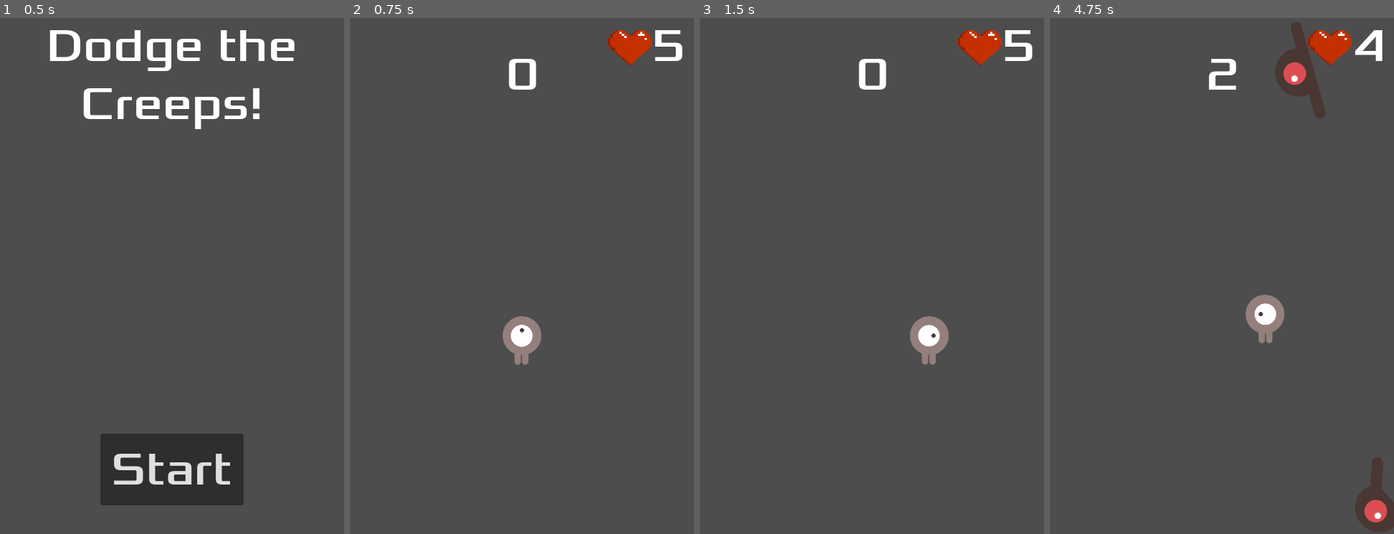
Above: before the commit, frames 1-4 (left to right).
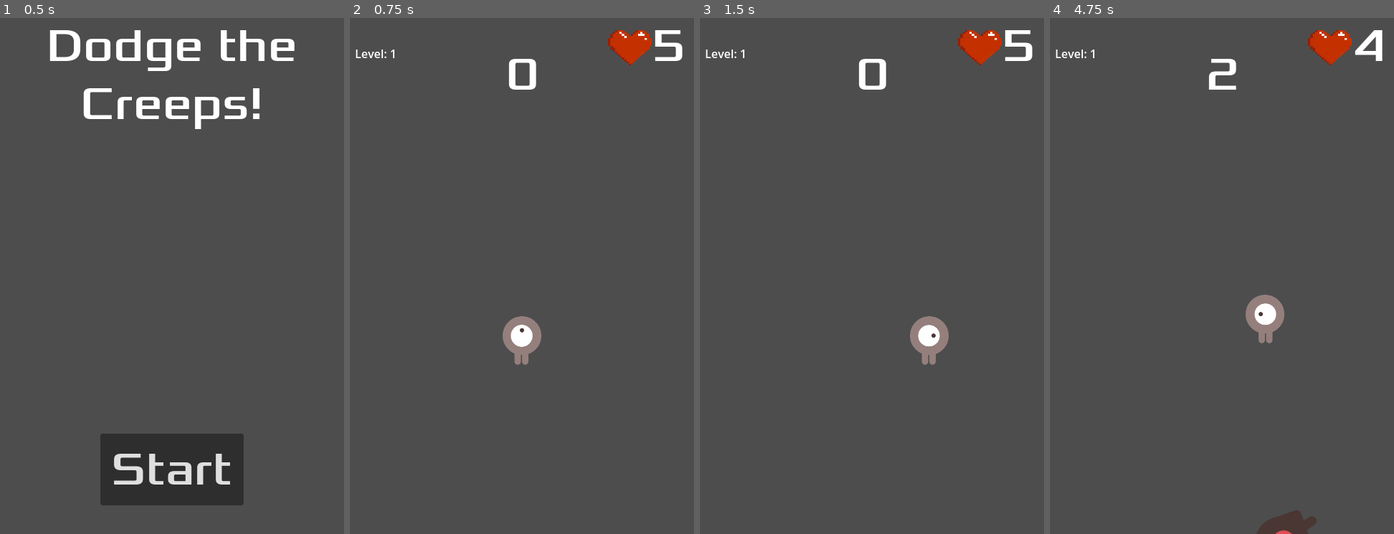
Above: after the commit, the same moments.

Repository: lobr9959/Game-Development-First-game-CU
Game: Godot game, scene res://main.tscn
The game is run twice, just before and just after one commit, with the same random seed, the same clock (stepped at 60 frames per second) and the same inputs.
Inputs:
- Up to frame 1 (0.5 s): no input
- Up to frame 2 (0.75 s): click "Start" at 0.5 s
- Up to frame 3 (1.5 s): tap Enter at 1.25 s; hold D (move_right) from 1.28 s (still down)
- Up to frame 4 (4.75 s): release D (move_right) at 2.03 s; hold S (move_down) 2.03-2.78 s; hold D (move_right) 2.78-3.53 s; hold W (move_up) 3.53-4.28 s; hold A (move_left) from 4.28 s (still down)

Frame 1 is identical in both runs. In frame 2, less than 0.1% of the frame differs, in the area x 1-13%, y 6-8%; in frame 3, less than 0.1%; in frame 4, 2.7%, in the area x 1-100%, y 0-100%.

Commit message:
Added new faucet and progression
added levels, hp recovery and different spawnrates and enemy movement speeds for each level. Plus sound fx for level up and hp up

Diff:
--- a/Main.gd
+++ b/Main.gd
@@ -3,6 +3,12 @@
 @export var mob_scene: PackedScene
 var score
 var health = 5
+
+var level = 1 	#7 total levels, so scale accordingly
+var seconds_elapsed = 0
+var level_duration := 30      #seconds per level
+var mob_speed_multiplier := 1.0
+var min_mob_timer = 0.25      # do not let mob timer go under this
 
 func _ready():
 	$Player.hit.connect(_on_player_hit)
@@ -14,6 +20,7 @@
 	$GameMusic.stop()
 	$HUD/ScoreLabel.hide()
 	$HUD/Heart.hide()
+	$HUD/LevelLabel.hide()
 	$HUD/HP.hide()
 	print("Game Over!")
 	$HUD.show_game_over()
@@ -22,7 +29,9 @@
 func new_game():
 	score = 0
 	health = 5
+	level = 1
 	update_hp_label()
+	$HUD.update_level(level)
 	$HUD.update_score(score)
 	$HUD.show_message("")
 	$Player.start($StartPosition.position)
@@ -31,6 +40,7 @@
 	$HUD/ScoreLabel.show()
 	$HUD/Heart.show()
 	$HUD/HP.show()
+	$HUD/LevelLabel.show()
 
 
 func _on_mob_timer_timeout():
@@ -52,8 +62,34 @@
 	mob.rotation = direction
 
 	# Choose the velocity for the mob.
-	var velocity = Vector2(randf_range(150.0, 250.0), 0.0)
-	mob.linear_velocity = velocity.rotated(direction)
+	if(level == 1):
+		$MobTimer.wait_time = 1.2
+		var velocity = Vector2(randf_range(100.0, 150.0), 0.0)
+		mob.linear_velocity = velocity.rotated(direction)
+	if(level == 2):
+		$MobTimer.wait_time = 0.9
+		var velocity = Vector2(randf_range(100.0, 200.0), 0.0)
+		mob.linear_velocity = velocity.rotated(direction)
+	if(level == 3):
+		$MobTimer.wait_time = 0.8
+		var velocity = Vector2(randf_range(100.0, 250.0), 0.0)
+		mob.linear_velocity = velocity.rotated(direction)
+	if(level == 4):
+		$MobTimer.wait_time = 0.7
+		var velocity = Vector2(randf_range(150.0, 250.0), 0.0)
+		mob.linear_velocity = velocity.rotated(direction)
+	if(level == 5):
+		$MobTimer.wait_time = 0.6
+		var velocity = Vector2(randf_range(150.0, 250.0), 0.0)
+		mob.linear_velocity = velocity.rotated(direction)
+	if(level == 6):
+		$MobTimer.wait_time = 0.5
+		var velocity = Vector2(randf_range(150.0, 250.0), 0.0)
+		mob.linear_velocity = velocity.rotated(direction)
+	if(level == 7):
+		$MobTimer.wait_time = 0.4
+		var velocity = Vector2(randf_range(150.0, 250.0), 0.0)
+		mob.linear_velocity = velocity.rotated(direction)
 
 	# Spawn the mob by adding it to the Main scene.
 	add_child(mob)
@@ -66,6 +102,15 @@
 func _on_score_timer_timeout() -> void:
 	score += 1
 	$HUD.update_score(score)
+	if(score%30 == 0):
+		level +=1
+		$HUD.update_level(level)
+		$LevelUpSFX.play()
+	if(score%50 == 0):
+		health +=1
+		$HealSFX.play()
+		$HUD.update_health(health)
+
 
 
 func _on_start_timer_timeout() -> void:
--- a/hud.gd
+++ b/hud.gd
@@ -28,11 +28,17 @@
 func update_score(score):
 	$ScoreLabel.text = str(score)
 
+func update_level(level):
+	$LevelLabel.text = "Level: " + str(level)
+
+func update_health(health):
+	$HP.text = str(health)
 
 func _on_start_button_pressed() -> void:
 	$StartButton.hide()
 	start_game.emit()
 
 
+
 func _on_message_timer_timeout() -> void:
 	$Message.hide()
--- a/hud.tscn
+++ b/hud.tscn
@@ -73,5 +73,16 @@
 texture = ExtResource("3_8sq4i")
 expand_mode = 4
 
+[node name="LevelLabel" type="Label" parent="."]
+visible = false
+anchors_preset = -1
+anchor_bottom = 0.012
+offset_left = 7.0
+offset_top = 38.0
+offset_right = 75.0
+offset_bottom = 78.36
+text = "Level: 1
+"
+
 [connection signal="pressed" from="StartButton" to="." method="_on_start_button_pressed"]
 [connection signal="timeout" from="MessageTimer" to="." method="_on_message_timer_timeout"]
--- a/main.tscn
+++ b/main.tscn
@@ -1,10 +1,12 @@
-[gd_scene load_steps=7 format=3 uid="uid://chv5okhkunsm4"]
+[gd_scene load_steps=9 format=3 uid="uid://chv5okhkunsm4"]
 
 [ext_resource type="Script" uid="uid://b56a7tgsob74j" path="res://Main.gd" id="1_ig7tw"]
 [ext_resource type="PackedScene" uid="uid://bya10qdk7btxe" path="res://mob.tscn" id="2_0xm2m"]
 [ext_resource type="PackedScene" uid="uid://cv60alg7xlja2" path="res://player.tscn" id="3_h2yge"]
-[ext_resource type="AudioStream" uid="uid://cxx7foy1wsty7" path="res://art/01Skrillex-FirstOfTheYearequinox.mp3" id="4_lquwl"]
+[ext_resource type="AudioStream" uid="uid://lwb7r1kxi78j" path="res://art/HOME - Resonance.mp3" id="4_lquwl"]
+[ext_resource type="AudioStream" uid="uid://c1immumistciq" path="res://art/MNT_YTK_fx_course_clear_C.wav" id="5_7mycd"]
 [ext_resource type="PackedScene" uid="uid://ncei2vtyu6md" path="res://hud.tscn" id="5_lquwl"]
+[ext_resource type="AudioStream" uid="uid://dh1xifcdhfd7f" path="res://art/ESM_Fast_Mechanical_Computer_Program_Particle_Sci_Fi_Abstract_Loading_Particle_Military.wav" id="6_272bh"]
 
 [sub_resource type="Curve2D" id="Curve2D_ivps1"]
 _data = {
@@ -40,6 +42,12 @@
 [node name="GameMusic" type="AudioStreamPlayer2D" parent="."]
 stream = ExtResource("4_lquwl")
 
+[node name="HealSFX" type="AudioStreamPlayer2D" parent="."]
+stream = ExtResource("5_7mycd")
+
+[node name="LevelUpSFX" type="AudioStreamPlayer2D" parent="."]
+stream = ExtResource("6_272bh")
+
 [node name="HUD" parent="." instance=ExtResource("5_lquwl")]
 
 [connection signal="timeout" from="MobTimer" to="." method="_on_mob_timer_timeout"]
Not shown, added: art/ESM_Fast_Mechanical_Computer_Program_Particle_Sci_Fi_Abstract_Loading_Particle_Military.wav.import
Not shown, added: art/HOME - Resonance.mp3.import
Not shown, added: art/MNT_YTK_fx_course_clear_C.wav.import
Not shown, added: art/ESM_Fast_Mechanical_Computer_Program_Particle_Sci_Fi_Abstract_Loading_Particle_Military.wav
Not shown, added: art/HOME - Resonance.mp3
Not shown, added: art/MNT_YTK_fx_course_clear_C.wav
